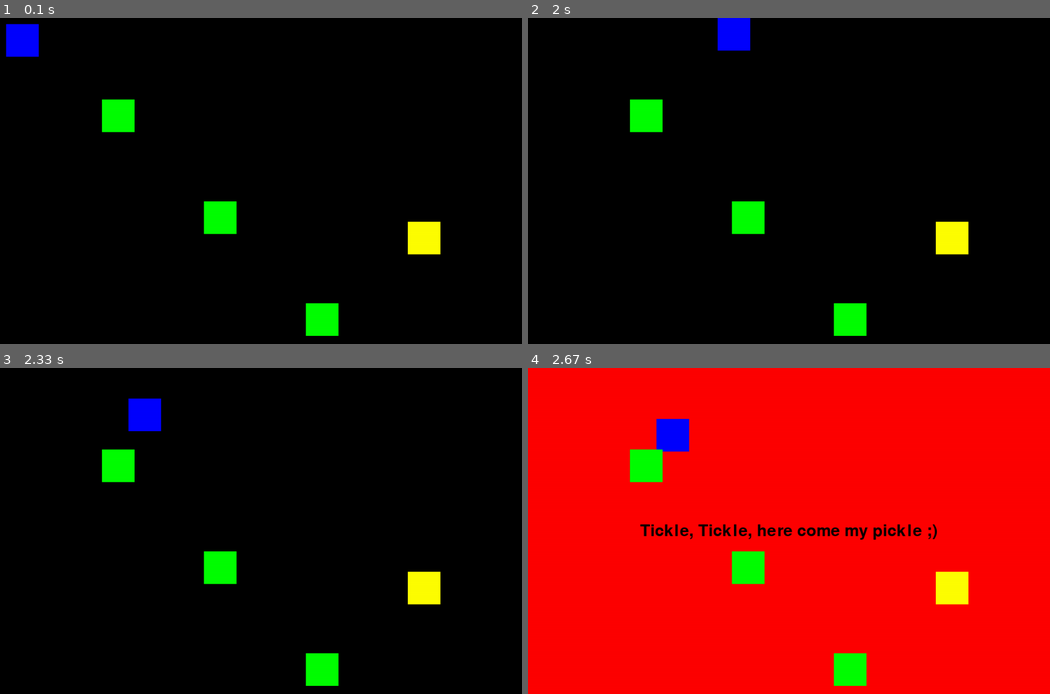
Above: before the commit, frames 1-4 (two rows, left to right).
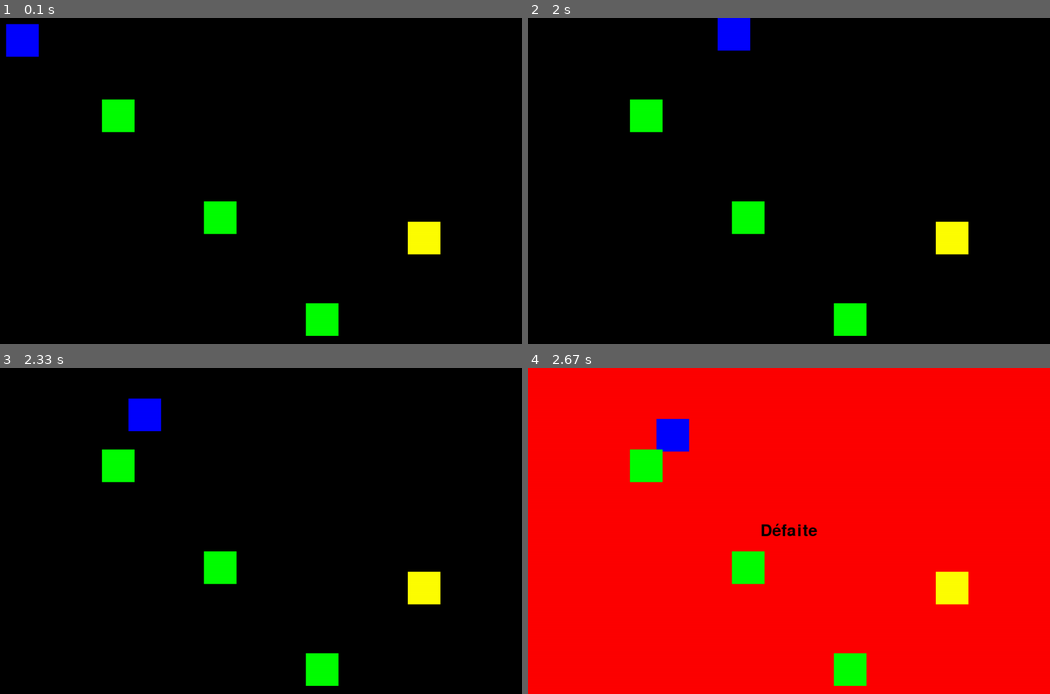
Above: after the commit, the same moments.

Repository: Valwiler/Pygame-RatMaze
Game: pygame game, started from main.py
The game is run twice, just before and just after one commit, with the same random seed, the same clock (stepped at 60 frames per second) and the same inputs.
Inputs:
- Up to frame 1 (0.1 s): no input
- Up to frame 2 (2 s): hold Right 0.33-0.8 s; hold Up 0.83-1.13 s; hold Right 1.17-1.63 s; hold Left from 1.67 s (still down)
- Up to frame 3 (2.33 s): release Left at 2.2 s; hold Down from 2.23 s (still down)
- Up to frame 4 (2.67 s): release Down at 2.53 s

Frames 1-3 are identical in both runs. In frame 4, 1.0% of the frame differs, in the area x 21-79%, y 47-53%.

Commit message:
tom_small_refactor

Diff:
--- a/controller/game_listener.py
+++ b/controller/game_listener.py
@@ -5,15 +5,12 @@
 import time
 
 
-class GameListener():
+class Game_Listener:
 
     def __init__(self):
         self.pressed_up = False
-
         self.pressed_down = False
-
         self.pressed_left = False
-
         self.pressed_right = False
 
     def get_input(self):
--- a/model/actor.py
+++ b/model/actor.py
@@ -1,7 +1,7 @@
 import pygame
 
 
-class Actor():
+class Actor:
     def __init__(self, coordinate):
         self.is_alive = True
         self.position = list(coordinate)
@@ -22,17 +22,17 @@
 
 class Player(Actor):
     def __init__(self, coordinate):
-        super(Player,self).__init__(coordinate)
+        super(Player, self).__init__(coordinate)
         self.color = (0, 0, 255)
 
 
 class Fromage(Actor):
     def __init__(self, coordinate):
-        super(Fromage,self).__init__(coordinate)
+        super(Fromage, self).__init__(coordinate)
         self.color = (255, 255, 0)
 
 
 class Zombie(Actor):
     def __init__(self, coordinate):
-        super(Zombie,self).__init__(coordinate)
+        super(Zombie, self).__init__(coordinate)
         self.color = (0, 255, 0)
--- a/model/actor_factory.py
+++ b/model/actor_factory.py
@@ -15,16 +15,15 @@
     def __init__(self, number_of_actors):
         self.actor_list = self.create_actors(number_of_actors)
 
-
     def create_actors(self, number_of_actors):
         actor_list = []
         for i in range(number_of_actors):
             if i == 0:
-                actor_list.append(ac.Player( ACTORS_POSITIONS[i]))
+                actor_list.append(ac.Player(ACTORS_POSITIONS[i]))
             elif i == 1:
-                actor_list.append(ac.Fromage( ACTORS_POSITIONS[i]))
+                actor_list.append(ac.Fromage(ACTORS_POSITIONS[i]))
             else:
-                actor_list.append(ac.Zombie( ACTORS_POSITIONS[i]))
+                actor_list.append(ac.Zombie(ACTORS_POSITIONS[i]))
         return actor_list
 
     def get_actor(self, actor_id):
--- a/model/game.py
+++ b/model/game.py
@@ -12,6 +12,8 @@
 NUMBER_OF_ACTORS = 5
 LABORAT_ID = 0
 
+ACTORS_ICON_SIZE = 64
+
 
 class Game:
     __instance = None
@@ -21,25 +23,26 @@
             print('creating new game instance')
             cls.__instance = super(Game, cls).__new__(cls)
             cls.actor_factory = af.Actor_Factory(NUMBER_OF_ACTORS)
-            cls.player = cls.actor_factory.get_actor(0)
-            cls.window = w.Window(SCREEN_WIDTH, SCREEN_HEIGHT, cls.actor_factory)
-            cls.game_listener = gl.GameListener()
+            cls.player = cls.actor_factory.get_actor(LABORAT_ID)
+            cls.window = w.Window(SCREEN_WIDTH, SCREEN_HEIGHT, ACTORS_ICON_SIZE, cls.actor_factory.get_actors())
+            cls.game_listener = gl.Game_Listener()
             cls.running = True
             cls.clock = pygame.time.Clock()
         return cls.__instance
 
     def new_position_validation(self):
+
         if self.player.position[0] < 0:
             self.player.position[0] = 0
-        elif self.player.position[0] > SCREEN_WIDTH - 64:
-            self.player.position[0] = SCREEN_WIDTH - 64
+        elif self.player.position[0] > SCREEN_WIDTH - ACTORS_ICON_SIZE:
+            self.player.position[0] = SCREEN_WIDTH - ACTORS_ICON_SIZE
         elif self.player.position[1] < 0:
             self.player.position[1] = 0
-        elif self.player.position[1] > SCREEN_HEIGHT - 64:
-            self.player.position[1] = SCREEN_HEIGHT - 64
+        elif self.player.position[1] > SCREEN_HEIGHT - ACTORS_ICON_SIZE:
+            self.player.position[1] = SCREEN_HEIGHT - ACTORS_ICON_SIZE
 
     def run(self):
-        while self.running and self.window.game_over == 0:
+        while self.running and self.window.game_over is False:
             pressed_up, pressed_down, pressed_left, pressed_right = self.game_listener.get_input()
             if pressed_left:
                 self.player.position[0] -= MVT
--- a/view/IconesActeur.py
+++ b/view/IconesActeur.py
@@ -1,23 +1,20 @@
-import pygame
 import pygame as pg
-from pygame.sprite import Sprite
 
 
-class IconesActeurs(pygame.sprite.Sprite):
+class Actor_Icon(pg.sprite.Sprite):
 
     def __init__(self, actor, size):
-        pygame.sprite.Sprite.__init__(self)
+        pg.sprite.Sprite.__init__(self)
         self.sizeofIcon = size
         self.color = actor.color
         self.coord1, self.coord2 = actor.position
-        self.rect = pg.Rect(self.coord1,self.coord2, self.sizeofIcon, self.sizeofIcon)
+        self.rect = pg.Rect(self.coord1, self.coord2, self.sizeofIcon, self.sizeofIcon)
 
-    def getIcon(self):
+    def get_icon(self):
         return self.color, self.rect
 
-    def getAlive(self, act_fact):
-        return act_fact.isAlive
+    def get_alive(self, act_factory):
+        return act_factory.isAlive
 
-    def isinCollision(self, object):
-        #print(pg.sprite.collide_rect(self,object))
-        return pg.sprite.collide_rect(self,object)
+    def is_in_collision(self, other_object):
+        return pg.sprite.collide_rect(self, other_object)
--- a/view/Window.py
+++ b/view/Window.py
@@ -2,56 +2,49 @@
 import view.IconesActeur as i
 import model.actor as a
 
-import model.actor_factory as acf
-
-
-RED = (255,0,0)
+RED = (255, 0, 0)
 BLACK = (0, 0, 0)
 WHITE = (255, 255, 255)
 
+
 class Window:
 
-
-    def __init__(self, width, height, actors):
+    def __init__(self, width, height, actors_icons_size, actors):
         self.ecran = pg.display.set_mode((width, height))
         self.actors = actors
-        self.game_over = 0
-        self.background_color = (0, 0, 0)
+        self.game_over = False
+        self.actors_icons_size = actors_icons_size
+        self.background_color = BLACK
         self.font = pg.font.Font(pg.font.get_default_font(), 32)
-        self.text1 = self.font.render('You Win !!!', True, BLACK, WHITE)
-        #self.text2 = self.font.render("You Lost :'(", True, BLACK, RED)
-        self.text2 = self.font.render("Tickle, Tickle, here come my pickle ;)", True, BLACK, RED)
+        self.text1 = self.font.render('Victoire', True, BLACK, WHITE)
+        self.text2 = self.font.render("Défaite", True, BLACK, RED)
         self.trect1 = self.text1.get_rect()
         self.trect2 = self.text2.get_rect()
         self.trect1.center = (width // 2, height // 2)
         self.trect2.center = (width // 2, height // 2)
 
-
-
     def update_icons(self):
 
         self.ecran.fill(self.background_color)
-        actf = self.actors.get_actors()
-        for icons in actf:
-            if  isinstance(icons, a.Player):
-                for icone2 in actf:
-                    if i.IconesActeurs(icons, 64).isinCollision(i.IconesActeurs(icone2, 64)):
-                        if isinstance(icone2, a.Zombie):
+        for actor in self.actors:
+            if isinstance(actor, a.Player):
+                for other_object in self.actors:
+                    if i.Actor_Icon(actor, self.actors_icons_size).is_in_collision(
+                            i.Actor_Icon(other_object, self.actors_icons_size)):
+                        if isinstance(other_object, a.Zombie):
                             self.background_color = RED
-                            icons.set_alive(False)
-                            self.game_over = 1
+                            actor.set_alive(False)
+                            self.game_over = True
                             self.ecran.blit(self.text2, self.trect2)
                             print('game over')
-                            #TODO: arreter deplacement (et afficher YOU LOOSE)
-                        elif isinstance(icone2,a.Fromage):
+                        elif isinstance(other_object, a.Fromage):
                             self.background_color = WHITE
-                            icone2.set_alive(False)
-                            self.game_over = 1
+                            other_object.set_alive(False)
+                            self.game_over = True
                             self.ecran.blit(self.text1, self.trect1)
                             print('Yay, you won !!!')
-                            #TODO: arreter deplacement (et afficher YOU WIN)
                         else:
                             pass
-            color, rect = i.IconesActeurs(icons, 64).getIcon()
+            color, rect = i.Actor_Icon(actor, self.actors_icons_size).get_icon()
             pg.draw.rect(self.ecran, color, rect)
         pg.display.update()
